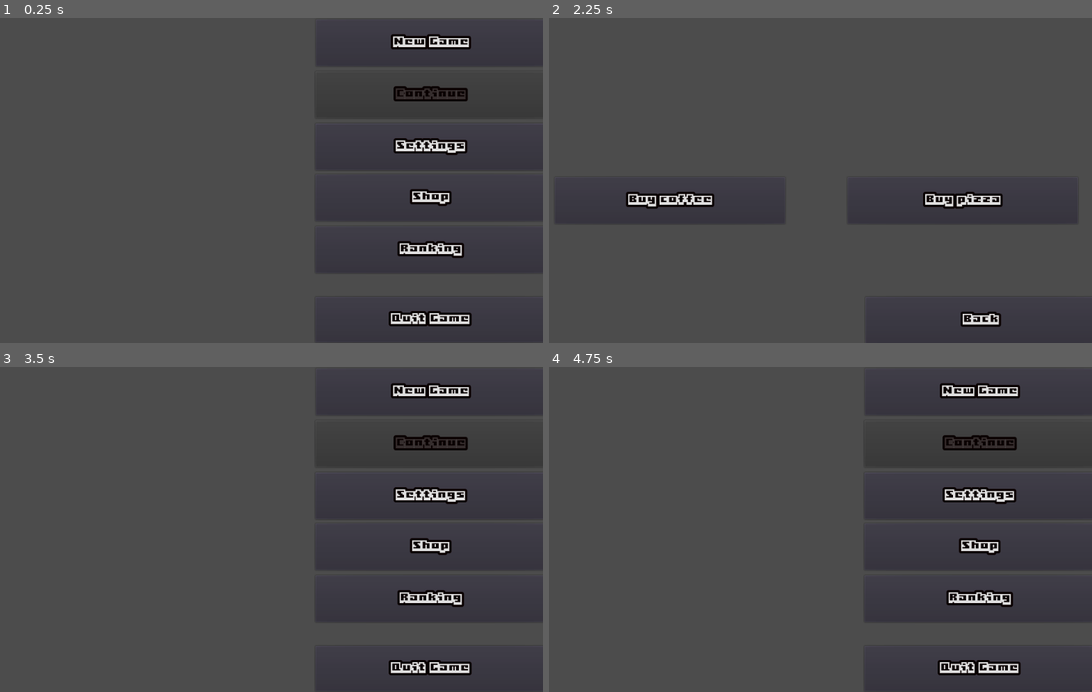
Above: before the commit, frames 1-4 (two rows, left to right).
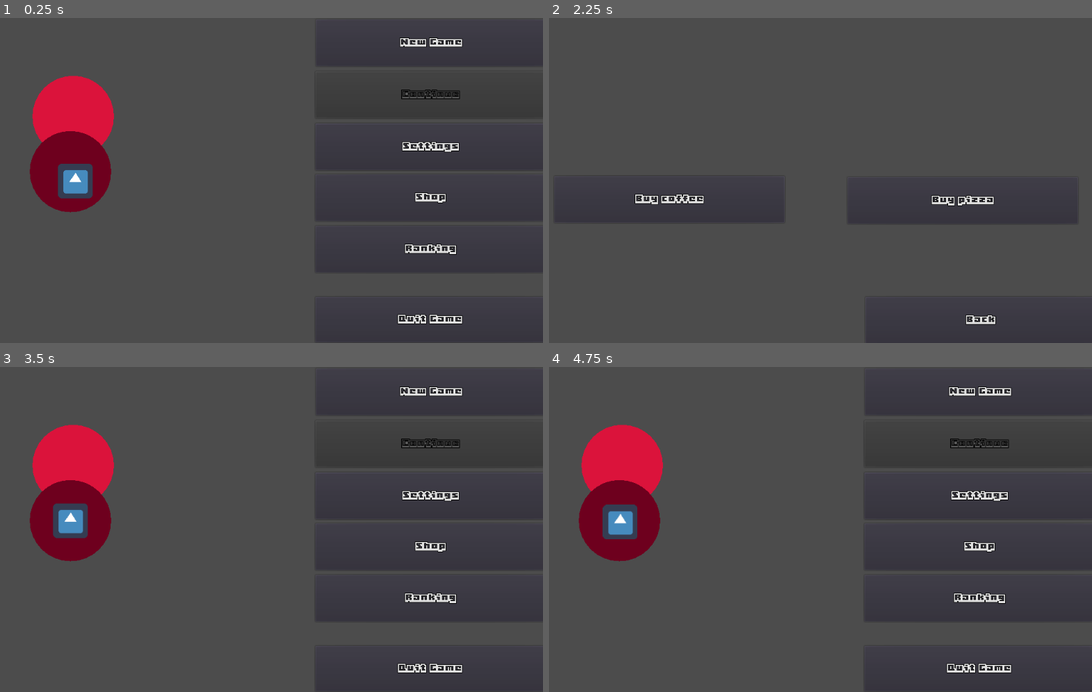
Above: after the commit, the same moments.

Repository: wvffle/finish-the-project
Game: Godot game, scene res://src/scenes/Game.tscn
Same seed, same stepped clock (60 frames per second), same inputs: the game is played once before the commit and once after it. The engine's default icon, where the game draws it, is replaced by a stand-in: a white triangle on a blue panel in a dark square.
Inputs:
- Up to frame 1 (0.25 s): no input
- Up to frame 2 (2.25 s): click "Settings" at 0.5 s; click "Back" at 1.25 s; click "Shop" at 2 s
- Up to frame 3 (3.5 s): click "Back" at 2.75 s
- Up to frame 4 (4.75 s): click "Ranking" at 3.5 s; click "Back" at 4.25 s

The runs differ from the first frame. In frame 1, 7.7% of the frame differs, in the area x 5-87%, y 4-95%; in frame 2, 1.4%; in frame 3, 7.7%; in frame 4, 7.7%.

Commit message:
feat: add ui theme (GPZ-50)

Diff:
--- a/src/scenes/Game.tscn
+++ b/src/scenes/Game.tscn
@@ -1,18 +1,14 @@
-[gd_scene load_steps=9 format=2]
+[gd_scene load_steps=10 format=2]
 
-[ext_resource path="res://assets/fonts/Boxy-Bold.ttf" type="DynamicFontData" id=1]
+[ext_resource path="res://ui.tres" type="Theme" id=1]
 [ext_resource path="res://src/scripts/ui/buttons/quitGameButton.gd" type="Script" id=2]
 [ext_resource path="res://src/scripts/ui/scenes/Game.gd" type="Script" id=3]
 [ext_resource path="res://src/scripts/ui/buttons/rankingButton.gd" type="Script" id=4]
+[ext_resource path="res://src/scenes/Droppable.tscn" type="PackedScene" id=5]
 [ext_resource path="res://src/scripts/ui/buttons/continueButton.gd" type="Script" id=6]
 [ext_resource path="res://src/scripts/ui/buttons/shopButton.gd" type="Script" id=7]
 [ext_resource path="res://src/scripts/ui/buttons/settingsButton.gd" type="Script" id=8]
-
-[sub_resource type="DynamicFont" id=1]
-size = 20
-outline_size = 4
-outline_color = Color( 0.0392157, 0, 0, 1 )
-font_data = ExtResource( 1 )
+[ext_resource path="res://src/scenes/Draggable.tscn" type="PackedScene" id=9]
 
 [node name="Node2D" type="Node2D"]
 script = ExtResource( 3 )
@@ -32,7 +28,7 @@
 margin_right = 1021.0
 margin_bottom = 82.0
 rect_pivot_offset = Vector2( 158, 43 )
-custom_fonts/font = SubResource( 1 )
+theme = ExtResource( 1 )
 text = "New Game"
 __meta__ = {
 "_edit_use_anchors_": false
@@ -44,7 +40,7 @@
 margin_right = 1020.0
 margin_bottom = 178.0
 rect_pivot_offset = Vector2( 158, 43 )
-custom_fonts/font = SubResource( 1 )
+theme = ExtResource( 1 )
 text = "Continue"
 script = ExtResource( 6 )
 __meta__ = {
@@ -57,7 +53,7 @@
 margin_right = 1020.0
 margin_bottom = 274.0
 rect_pivot_offset = Vector2( 158, 43 )
-custom_fonts/font = SubResource( 1 )
+theme = ExtResource( 1 )
 text = "Settings"
 script = ExtResource( 8 )
 __meta__ = {
@@ -70,7 +66,7 @@
 margin_right = 1020.0
 margin_bottom = 368.0
 rect_pivot_offset = Vector2( 158, 43 )
-custom_fonts/font = SubResource( 1 )
+theme = ExtResource( 1 )
 text = "Shop"
 script = ExtResource( 7 )
 __meta__ = {
@@ -79,11 +75,11 @@
 
 [node name="rankingButton" type="Button" parent="Control"]
 margin_left = 596.0
-margin_top = 378.0
+margin_top = 377.0
 margin_right = 1020.0
-margin_bottom = 464.0
+margin_bottom = 463.0
 rect_pivot_offset = Vector2( 158, 43 )
-custom_fonts/font = SubResource( 1 )
+theme = ExtResource( 1 )
 text = "Ranking"
 script = ExtResource( 4 )
 __meta__ = {
@@ -95,12 +91,21 @@
 margin_top = 508.0
 margin_right = 1018.0
 margin_bottom = 592.0
-custom_fonts/font = SubResource( 1 )
+theme = ExtResource( 1 )
 text = "Quit Game"
 script = ExtResource( 2 )
 __meta__ = {
 "_edit_use_anchors_": false
 }
+
+[node name="Node2D" parent="Control" instance=ExtResource( 9 )]
+position = Vector2( 283.051, 543.627 )
+
+[node name="drop_zone" parent="Control" instance=ExtResource( 5 )]
+position = Vector2( 150.051, 174.627 )
+
+[node name="drop_zone2" parent="Control" instance=ExtResource( 5 )]
+position = Vector2( 145.051, 276.627 )
 
 [connection signal="mouse_entered" from="Control/newGameButton" to="." method="_on_Button_mouse_entered"]
 [connection signal="pressed" from="Control/newGameButton" to="." method="_on_newGameButton_pressed"]
--- a/src/scenes/Ranking.tscn
+++ b/src/scenes/Ranking.tscn
@@ -1,13 +1,7 @@
-[gd_scene load_steps=4 format=2]
+[gd_scene load_steps=3 format=2]
 
-[ext_resource path="res://assets/fonts/Boxy-Bold.ttf" type="DynamicFontData" id=1]
+[ext_resource path="res://ui.tres" type="Theme" id=1]
 [ext_resource path="res://src/scripts/ui/buttons/backMenuButton.gd" type="Script" id=2]
-
-[sub_resource type="DynamicFont" id=1]
-size = 20
-outline_size = 4
-outline_color = Color( 0.0392157, 0, 0, 1 )
-font_data = ExtResource( 1 )
 
 [node name="Node2D" type="Node2D"]
 
@@ -23,7 +17,7 @@
 margin_top = 515.0
 margin_right = 1029.0
 margin_bottom = 599.0
-custom_fonts/font = SubResource( 1 )
+theme = ExtResource( 1 )
 text = "Back"
 script = ExtResource( 2 )
 __meta__ = {
--- a/src/scenes/Settings.tscn
+++ b/src/scenes/Settings.tscn
@@ -1,15 +1,9 @@
-[gd_scene load_steps=6 format=2]
+[gd_scene load_steps=5 format=2]
 
-[ext_resource path="res://assets/fonts/Boxy-Bold.ttf" type="DynamicFontData" id=1]
+[ext_resource path="res://ui.tres" type="Theme" id=1]
 [ext_resource path="res://src/scripts/ui/buttons/backMenuButton.gd" type="Script" id=2]
 [ext_resource path="res://src/scripts/ui/sliders/backgroundMusicSlider.gd" type="Script" id=3]
 [ext_resource path="res://src/scripts/ui/sliders/soundEffectsSlider.gd" type="Script" id=4]
-
-[sub_resource type="DynamicFont" id=1]
-size = 20
-outline_size = 4
-outline_color = Color( 0.0392157, 0, 0, 1 )
-font_data = ExtResource( 1 )
 
 [node name="Node2D" type="Node2D"]
 
@@ -25,7 +19,7 @@
 margin_top = 515.0
 margin_right = 1029.0
 margin_bottom = 599.0
-custom_fonts/font = SubResource( 1 )
+theme = ExtResource( 1 )
 text = "Back"
 script = ExtResource( 2 )
 __meta__ = {
--- a/src/scenes/Shop.tscn
+++ b/src/scenes/Shop.tscn
@@ -1,15 +1,9 @@
-[gd_scene load_steps=6 format=2]
+[gd_scene load_steps=5 format=2]
 
 [ext_resource path="res://src/scripts/ui/buttons/coffeeButton.gd" type="Script" id=1]
-[ext_resource path="res://assets/fonts/Boxy-Bold.ttf" type="DynamicFontData" id=2]
+[ext_resource path="res://ui.tres" type="Theme" id=2]
 [ext_resource path="res://src/scripts/ui/buttons/backButton.gd" type="Script" id=3]
 [ext_resource path="res://src/scripts/ui/buttons/pizzaButton.gd" type="Script" id=4]
-
-[sub_resource type="DynamicFont" id=1]
-size = 20
-outline_size = 4
-outline_color = Color( 0.0392157, 0, 0, 1 )
-font_data = ExtResource( 2 )
 
 [node name="Node2D" type="Node2D"]
 
@@ -28,7 +22,7 @@
 margin_right = 1021.0
 margin_bottom = 594.0
 rect_pivot_offset = Vector2( 158, 43 )
-custom_fonts/font = SubResource( 1 )
+theme = ExtResource( 2 )
 text = "Back"
 script = ExtResource( 3 )
 __meta__ = {
@@ -36,12 +30,12 @@
 }
 
 [node name="coffeeButton" type="Button" parent="Control"]
-margin_left = 25.0
-margin_top = 287.0
-margin_right = 449.0
-margin_bottom = 373.0
+margin_left = 24.0
+margin_top = 285.0
+margin_right = 448.0
+margin_bottom = 371.0
 rect_pivot_offset = Vector2( 158, 43 )
-custom_fonts/font = SubResource( 1 )
+theme = ExtResource( 2 )
 text = "Buy coffee"
 script = ExtResource( 1 )
 __meta__ = {
@@ -54,7 +48,7 @@
 margin_right = 988.0
 margin_bottom = 373.0
 rect_pivot_offset = Vector2( 158, 43 )
-custom_fonts/font = SubResource( 1 )
+theme = ExtResource( 2 )
 text = "Buy pizza"
 script = ExtResource( 4 )
 __meta__ = {
--- /dev/null
+++ b/ui.tres
@@ -0,0 +1,11 @@
+[gd_resource type="Theme" load_steps=3 format=2]
+
+[ext_resource path="res://assets/fonts/Boxy-Bold.ttf" type="DynamicFontData" id=1]
+
+[sub_resource type="DynamicFont" id=1]
+outline_size = 1
+outline_color = Color( 0, 0, 0, 1 )
+font_data = ExtResource( 1 )
+
+[resource]
+default_font = SubResource( 1 )
